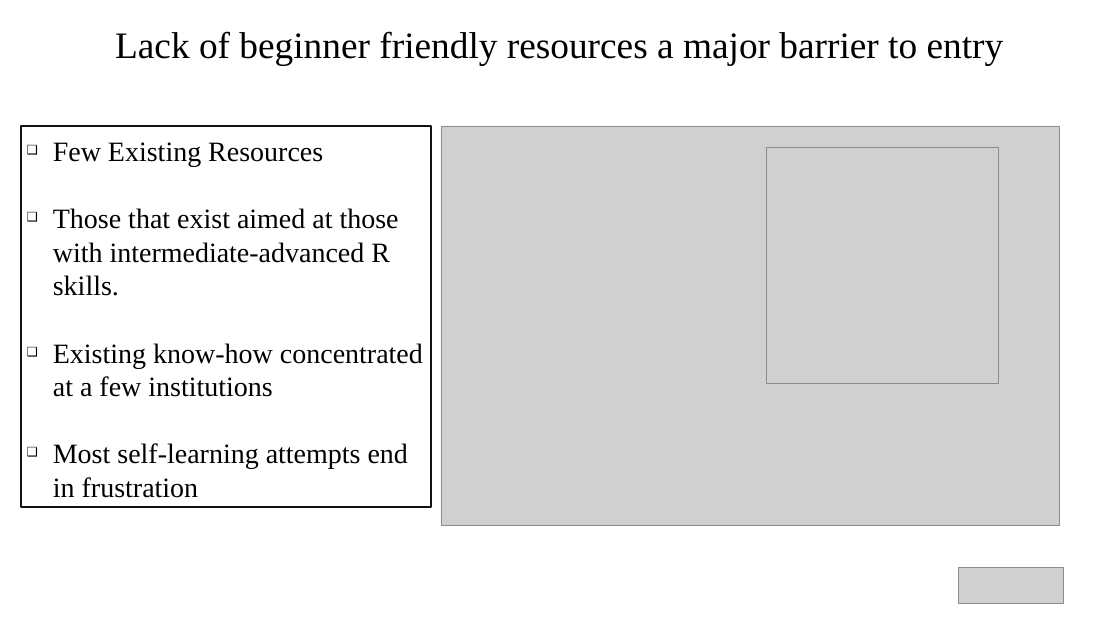
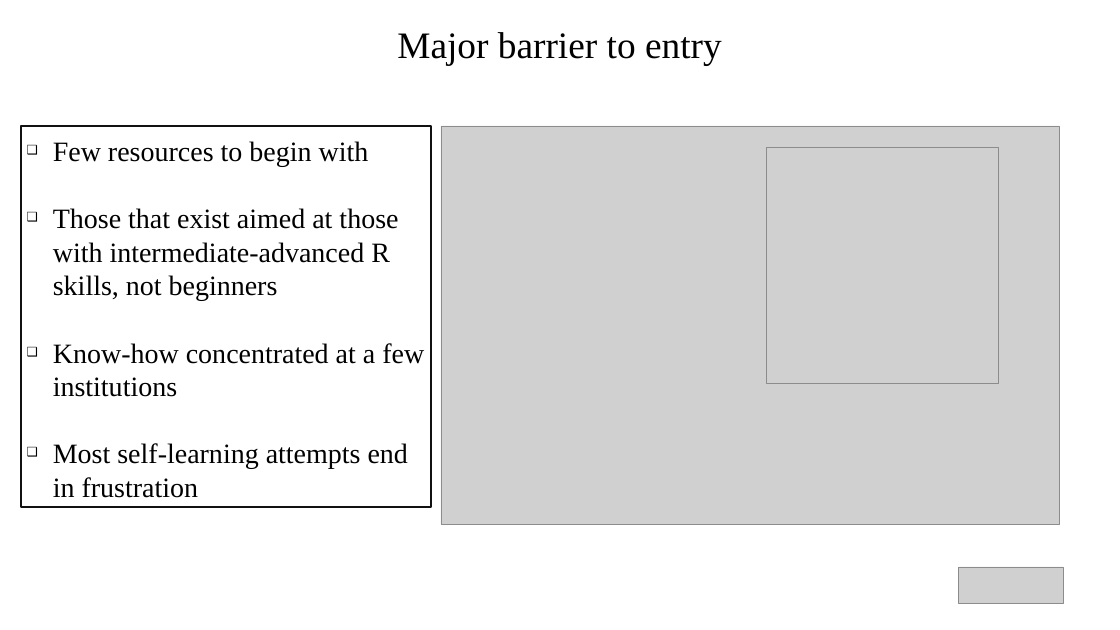
Before and after one commit to DavidRach/CytometryIn_Bioc2026, a slide deck: slide 10 of DavidRach_CytometryInR_BioC2026.pptx (slide 8 before the commit). Drawn at 1120x630 pixels with LibreOffice and Linux fonts; fonts in the diff are those of the drawing; grey boxes stand for pictures. Boxes give left, top, right and bottom in pixels: in the first picture for what was removed or moved away, otherwise in the second. Text is boxed around its words. In the diff, an @@ line names an element or a change of style, - is before the commit and + after.

```diff
--- a/DavidRach_CytometryInR_BioC2026.pptx
+++ b/DavidRach_CytometryInR_BioC2026.pptx
@@ title at [397,32,722,66]: text changed @@
-Lack of beginner friendly resources a major barrier to entry
+Major barrier to entry
@@ text at [53,141,424,397]: text changed @@
-❑ Few Existing Resources
-❑ Those that exist aimed at those with intermediate-advanced R skills.
-❑ Existing know-how concentrated at a few institutions
+❑ Few resources to begin with
+❑ Those that exist aimed at those with intermediate-advanced R skills, not beginners
+❑ Know-how concentrated at a few institutions
```
Also in this commit, not shown: 9 other slides changed, 7 slides added, 5 slides removed, 2 other files.
